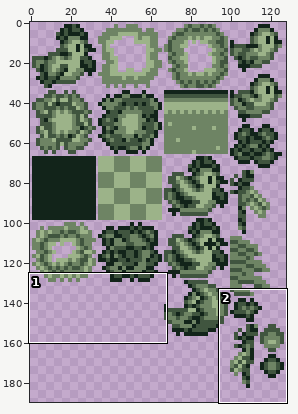
Two states of a sprite sheet, toritoma/Resources/Image/Character-ipad.png. The first picture is a wide view before the edit; the outline marks the close-up.
Close-up. As it was:
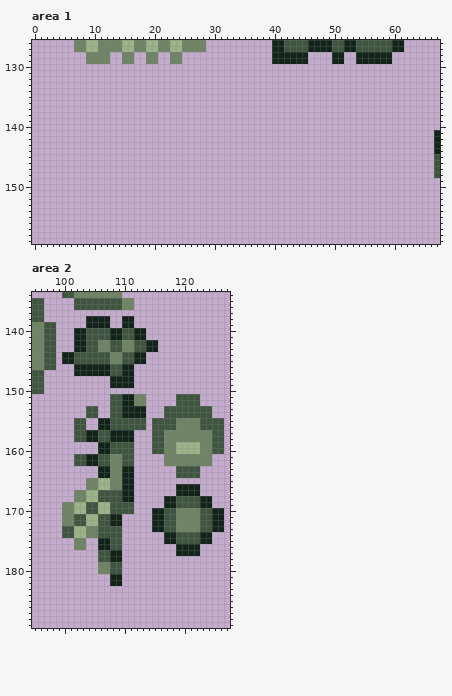
The file is 256x512 pixels, drawn in blocks of 2x2; one block is one cell here. Shown: area 1: x 0..67, y 126..159; area 2: x 95..127, y 134..189. The wide view leaves out empty margins.
And afterwards:
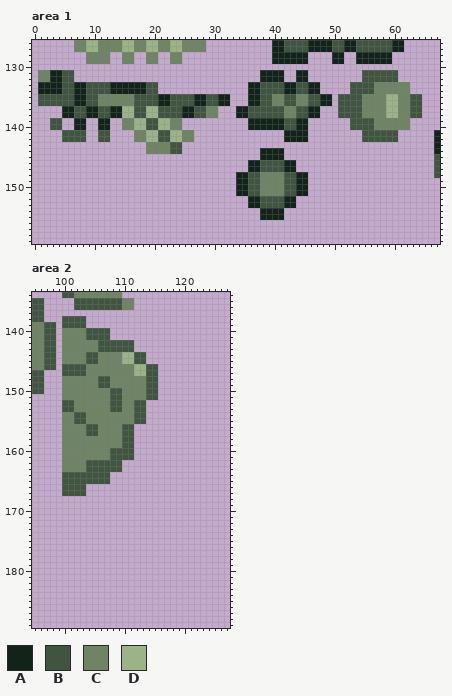
Palette (. is transparent): A #12241a  B #40553f  C #6e8464  D #9cb389
Diff:
--- area 1
@@ x 0..67 @@
 130 ....................................................................
-131 ....................................................................
-132 ....................................................................
-133 ....................................................................
-134 ....................................................................
-135 ....................................................................
-136 ....................................................................
-137 ....................................................................
-138 ....................................................................
-139 ....................................................................
-140 ....................................................................
-141 ...................................................................A
-142 ...................................................................A
-143 ...................................................................A
-144 ...................................................................A
-145 ...................................................................B
-146 ...................................................................B
-147 ...................................................................B
-148 ...................................................................B
-149 ....................................................................
-150 ....................................................................
-151 ....................................................................
-152 ....................................................................
-153 ....................................................................
-154 ....................................................................
-155 ....................................................................
+131 .CCAABB...............................AAAA..AA.........BBBBBB.......
+132 .CCAABB...............................AAAA..AA.........BBBBBB.......
+133 .AAAABBAABBBBAAAAAABB...............AABBBBAABBAA.....BBBBCCCCCC.....
+134 .AAAABBAABBBBAAAAAABB...............AABBBBAABBAA.....BBBBCCCCCC.....
+135 .BBBBBBAABBCCCCCCBBBBAABBBBAABBAA...AABBCCBBCCBBAA.BBBBCCCCDDCCBB...
+136 .BBBBBBAABBCCCCCCBBBBAABBBBAABBAA...AABBCCBBCCBBAA.BBBBCCCCDDCCBB...
+137 .....AABBAABBAADDBBDDBBBBAABBCC...AABBBBBBCCBBAA...BBBBCCCCDDCCBB...
+138 .....AABBAABBAADDBBDDBBBBAABBCC...AABBBBBBCCBBAA...BBBBCCCCDDCCBB...
+139 ...BB..AA..AA..CCDDBBDDCC...........AAAAAABBAA.......BBBBCCCCCC.....
+140 ...BB..AA..AA..CCDDBBDDCC...........AAAAAABBAA.......BBBBCCCCCC.....
+141 .....BBBB..BB....CCDDBBDDCC...............AAAA.........BBBBBB......A
+142 .....BBBB..BB....CCDDBBDDCC...............AAAA.........BBBBBB......A
+143 ...................CCCCBB..........................................A
+144 ...................CCCCBB.............AAAA.........................A
+145 ......................................AAAA.........................B
+146 ....................................AABBBBAA.......................B
+147 ....................................AABBBBAA.......................B
+148 ..................................AABBCCCCBBAA.....................B
+149 ..................................AABBCCCCBBAA......................
+150 ..................................AABBCCCCBBAA......................
+151 ..................................AABBCCCCBBAA......................
+152 ....................................AABBBBAA........................
+153 ....................................AABBBBAA........................
+154 ......................................AAAA..........................
+155 ......................................AAAA..........................
 156 ....................................................................
--- area 2
@@ x 95..127 @@
 137 BB...............................
-138 BB.......AAAA..AA................
-139 CCBB.....AAAA..AA................
-140 CCBB...AABBBBAABBAA..............
-141 CCBB...AABBBBAABBAA..............
-142 CCBB...AABBCCBBCCBBAA............
-143 CCBB...AABBCCBBCCBBAA............
-144 CCBB.AABBBBBBCCBBAA..............
-145 CCBB.AABBBBBBCCBBAA..............
-146 CCBB...AAAAAABBAA................
-147 BB.....AAAAAABBAA................
-148 BB...........AAAA................
-149 BB...........AAAA................
-150 BB...............................
-151 .............BBAACC.....BBBB.....
-152 .............BBAACC.....BBBB.....
-153 .........BB..BBAAAA...BBBBBBBB...
-154 .........BB..BBAAAA...BBBBBBBB...
-155 .......BB..AABBBBBB.BBBBCCCCBBBB.
-156 .......BB..AABBBBBB.BBBBCCCCBBBB.
-157 .......BBAABBAAAA...BBCCCCCCCCBB.
-158 .......BBAABBAAAA...BBCCCCCCCCBB.
-159 ...........AABBBB...BBCCDDDDCCBB.
-160 ...........AABBBB...BBCCDDDDCCBB.
-161 .......BBAABBCCBB.....CCCCCCCC...
-162 .......BBAABBCCBB.....CCCCCCCC...
-163 ...........AACCAA.......BBBB.....
-164 ...........AACCAA.......BBBB.....
-165 .........CCDDCCAA................
-166 .........CCDDCCAA.......AAAA.....
-167 .......CCDDBBBBAA.......AAAA.....
-168 .......CCDDBBBBAA.....AABBBBAA...
-169 .....CCDDBBDDBBBB.....AABBBBAA...
-170 .....CCDDBBDDBBBB...AABBCCCCBBAA.
-171 .....CCBBDDBBAA.....AABBCCCCBBAA.
-172 .....CCBBDDBBAA.....AABBCCCCBBAA.
-173 .....BBDDCCBBBB.....AABBCCCCBBAA.
-174 .....BBDDCCBBBB.......AABBBBAA...
-175 .......CC..AABB.......AABBBBAA...
-176 .......CC..AABB.........AAAA.....
-177 ...........BBAA.........AAAA.....
-178 ...........BBAA..................
-179 ...........CCBB..................
-180 ...........CCBB..................
-181 .............AA..................
-182 .............AA..................
+138 BB...BBBB........................
+139 CCBB.BBBB........................
+140 CCBB.CCCCBBBB....................
+141 CCBB.CCCCBBBB....................
+142 CCBB.CCCCCCBBBBBB................
+143 CCBB.CCCCCCBBBBBB................
+144 CCBB.CCCCBBCCCCDDBB..............
+145 CCBB.CCCCBBCCCCDDBB..............
+146 CCBB.BBBBCCCCCCCCDDBB............
+147 BB...BBBBCCCCCCCCDDBB............
+148 BB...CCCCCCBBCCCCCCBB............
+149 BB...CCCCCCBBCCCCCCBB............
+150 BB...CCCCCCCCBBCCCCBB............
+151 .....CCCCCCCCBBCCCCBB............
+152 .....BBCCCCCCBBCCBB..............
+153 .....BBCCCCCCBBCCBB..............
+154 .....CCBBCCCCCCCCBB..............
+155 .....CCBBCCCCCCCCBB..............
+156 .....CCCCBBCCCCBB................
+157 .....CCCCBBCCCCBB................
+158 .....CCCCCCCCCCBB................
+159 .....CCCCCCCCCCBB................
+160 .....CCCCCCCCBBBB................
+161 .....CCCCCCCCBBBB................
+162 .....CCCCBBBBBB..................
+163 .....CCCCBBBBBB..................
+164 .....BBBBBBBB....................
+165 .....BBBBBBBB....................
+166 .....BBBB........................
+167 .....BBBB........................
+168 .................................
+169 .................................
+170 .................................
+171 .................................
+172 .................................
+173 .................................
+174 .................................
+175 .................................
+176 .................................
+177 .................................
+178 .................................
+179 .................................
+180 .................................
+181 .................................
+182 .................................
 183 .................................
